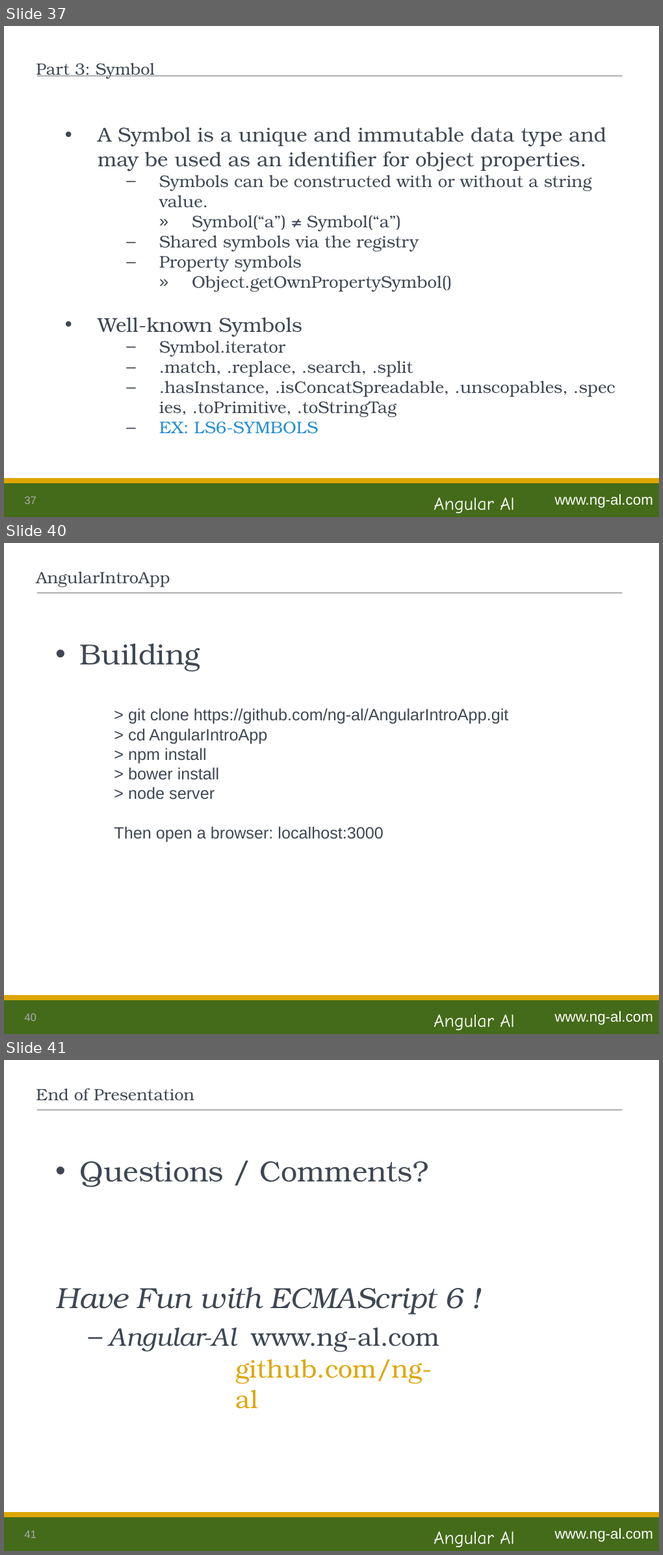
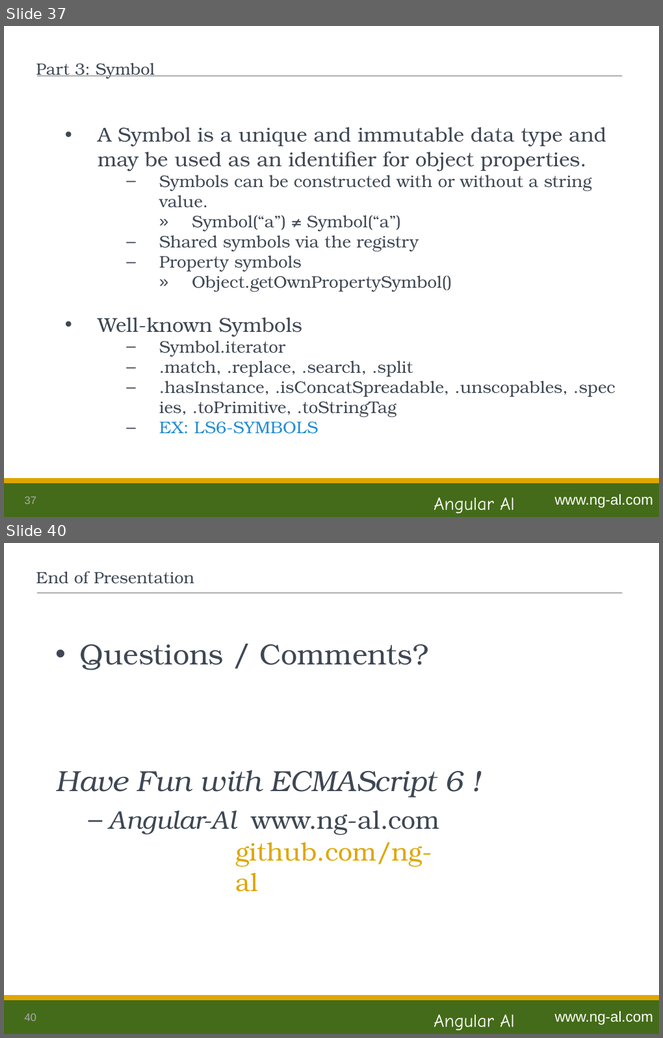
Before and after one commit to ng-al/es6-Intro, a slide deck: es6_Intro.ppt. Shown one above the other, each under a label of ours: slides 37, 40 and 41 before the commit, slides 37 and 40 after it; the slides between them are not shown. The pictures are 663x1555 and 663x1038 pixels, drawn with LibreOffice and Linux fonts; fonts in the diff are those of the drawing. Boxes give left, top, right and bottom in pixels: in the first picture for what was removed or moved away, otherwise in the second. Text is boxed around its words. In the diff, an @@ line names an element or a change of style, - is before the commit and + after.

```diff
--- a/es6_Intro.ppt
+++ b/es6_Intro.ppt
@@ slide 40 removed at box(4, 543, 659, 1034), background #FFFFFF; not listed: 6 template elements that a slide beside it also shows @@
@@ title removed at box(36, 572, 170, 587) @@
-AngularIntroApp
@@ text removed at box(80, 644, 200, 672) @@
-• Building
@@ text removed at box(114, 708, 508, 843) @@
-> git clone https://github.com/ng-al/AngularIntroApp.git
-> cd AngularIntroApp
-> npm install
-> bower install
-> node server
-Then open a browser: localhost:3000
@@ what was slide 41 is now slide 40 @@
@@ page number at box(24, 1014, 36, 1021): text changed @@
-41
+40
```
Also in this commit, not shown: 8 slides changed.
